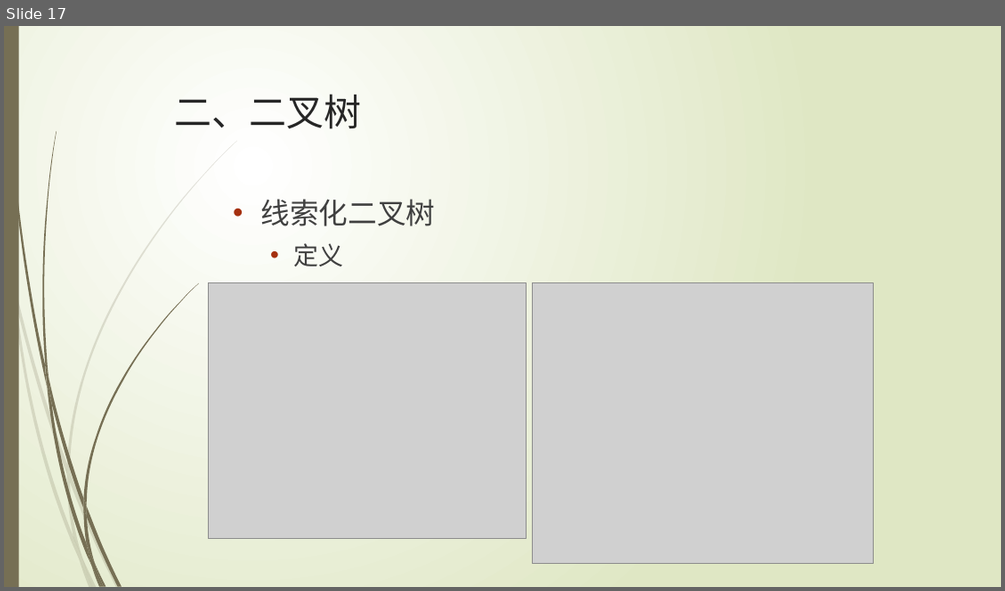
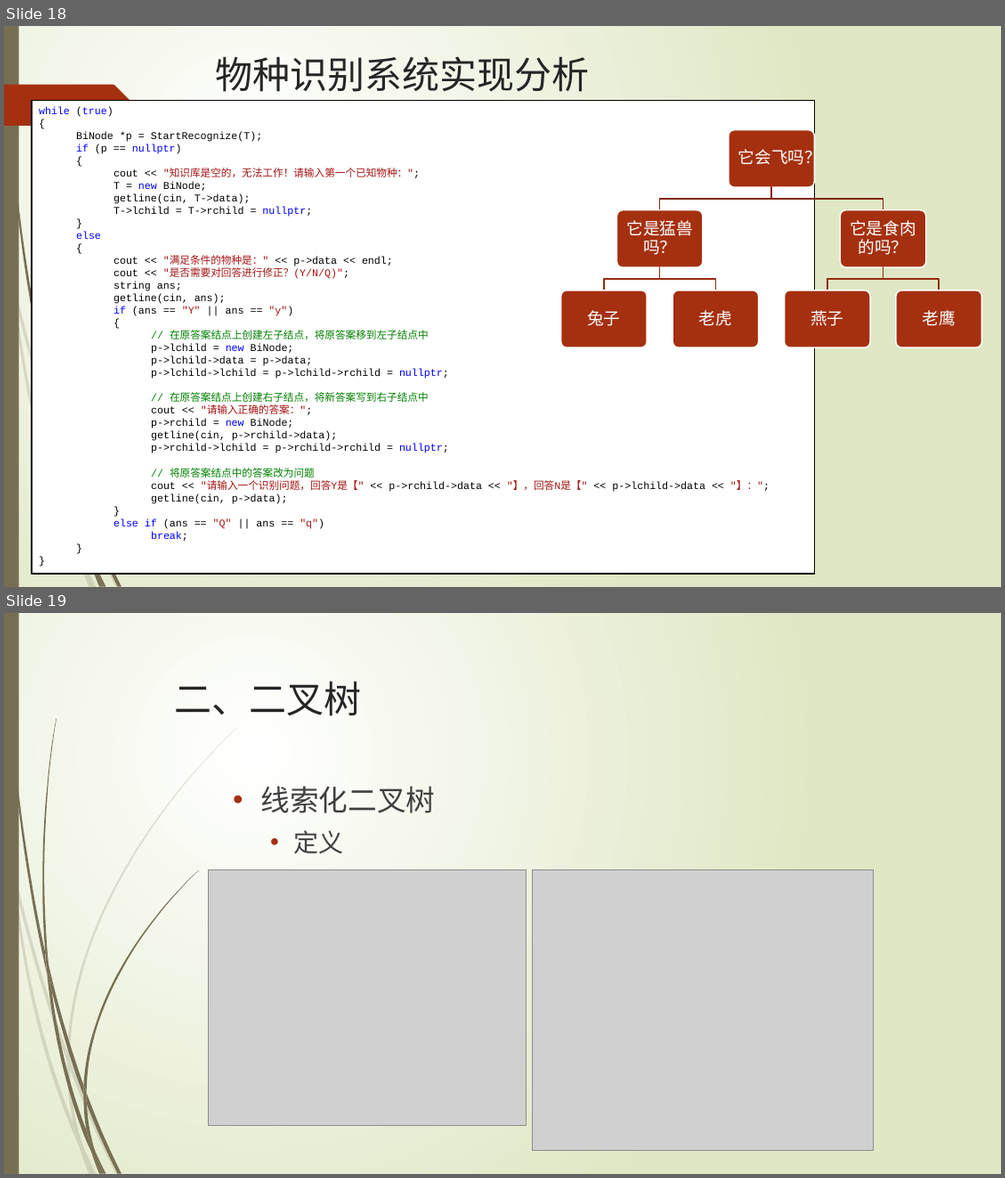
Before and after one commit to TeacherPeng/Datastruct, a slide deck: 教案/第06章 树、二叉树和森林.pptx. Shown one above the other, each under a label of ours: slide 17 before the commit, slides 18 and 19 after it. The pictures are 1005x591 and 1005x1178 pixels, drawn with LibreOffice and Linux fonts; fonts in the diff are those of the drawing; grey boxes stand for pictures. Boxes give left, top, right and bottom in pixels: in the first picture for what was removed or moved away, otherwise in the second. Text is boxed around its words. In the diff, an @@ line names an element or a change of style, - is before the commit and + after.

Commit message:
教案中加入物种识别系统的分析

```diff
--- a/教案/第06章 树、二叉树和森林.pptx
+++ b/教案/第06章 树、二叉树和森林.pptx
@@ slide 18 added at bbox=[4, 26, 1001, 587], background gradient #FFFFFF to #DFE8C4; not listed: 13 template elements that a slide beside it also shows @@
@@ title added at bbox=[216, 56, 590, 92], 36 pt, text #262626 @@
+物种识别系统实现分析
@@ freeform shape added at bbox=[4, 85, 134, 126], fill #A53010 @@
@@ rectangle added at bbox=[32, 100, 815, 573], fill #FFFFFF, outline #000000 1.25 pt, 10 pt, text #000000 @@
+while (true)
+{
+  BiNode *p = StartRecognize(T);
+  if (p == nullptr)
+  {
+    cout << "知识库是空的，无法工作！请输入第一个已知物种：";
+    T = new BiNode;
+    getline(cin, T->data);
+    T->lchild = T->rchild = nullptr;
+  }
+  else
+  {
+    cout << "满足条件的物种是：" << p->data << endl;
+    cout << "是否需要对回答进行修正？(Y/N/Q)";
+    string ans;
+    getline(cin, ans);
+    if (ans == "Y" || ans == "y")
+    {
+      // 在原答案结点上创建左子结点，将原答案移到左子结点中
+      p->lchild = new BiNode;
+      p->lchild->data = p->data;
+      p->lchild->lchild = p->lchild->rchild = nullptr;
+      // 在原答案结点上创建右子结点，将新答案写到右子结点中
+      cout << "请输入正确的答案：";
+      p->rchild = new BiNode;
+      getline(cin, p->rchild->data);
+      p->rchild->lchild = p->rchild->rchild = nullptr;
+      // 将原答案结点中的答案改为问题
+      cout << "请输入一个识别问题，回答Y是【" << p->rchild->data << "】，回答N是【" << p->lchild->data << "】：";
+      getline(cin, p->data);
+    }
+    else if (ans == "Q" || ans == "q")
+    break;
+  }
+}
@@ group added at bbox=[561, 130, 982, 347]: 7 rounded rectangles, 7 texts, 6 freeform shapes @@
+它会飞吗？
+它是猛兽吗？
+兔子
+老虎
+它是食肉的吗？
+燕子
+老鹰
@@ what was slide 17 is now slide 19 @@
```
Also in this commit, not shown: 1 other slide added, 1 other file.
